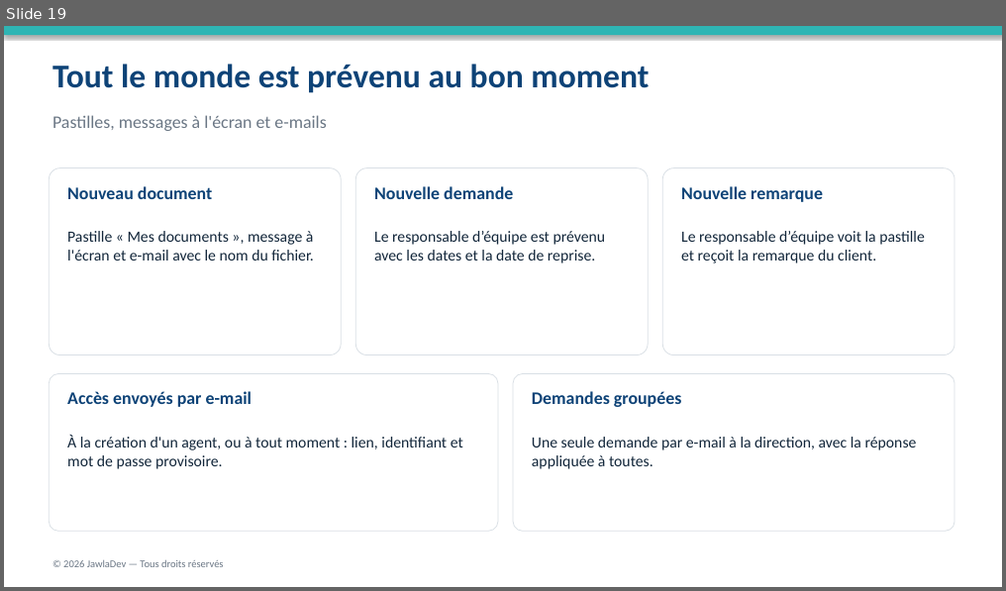
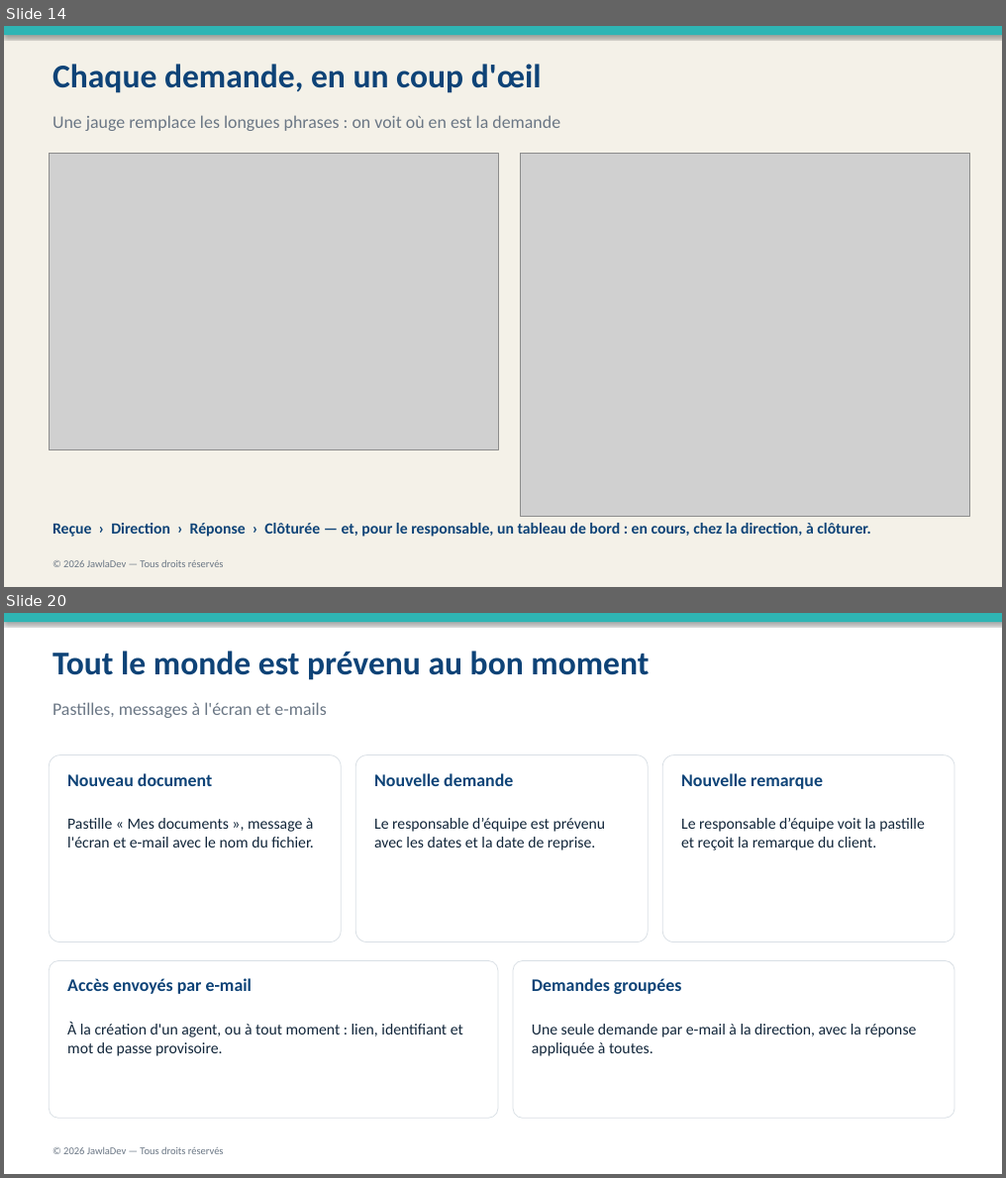
Before and after one commit to rayanem-dev/JawlaDev, a slide deck: assets/docs/Sijil-Presentation.pptx. Shown one above the other, each under a label of ours: slide 19 before the commit, slides 14 and 20 after it; the slides between them are not shown. The pictures are 1006x591 and 1006x1178 pixels, drawn with LibreOffice and Linux fonts; fonts in the diff are those of the drawing; grey boxes stand for pictures. Boxes give left, top, right and bottom in pixels: in the first picture for what was removed or moved away, otherwise in the second. Text is boxed around its words. In the diff, an @@ line names an element or a change of style, - is before the commit and + after.

```diff
--- a/assets/docs/Sijil-Presentation.pptx
+++ b/assets/docs/Sijil-Presentation.pptx
@@ slide 14 added at (4,26,1002,587), background #FFFFFF @@
@@ rectangle added at (4,26,1002,587), fill #F4F1E8 @@
@@ rectangle added at (4,26,1002,35), fill #2FB5B4 @@
@@ text added at (53,64,542,93), 32 pt, text #0E4377, bold @@
+Chaque demande, en un coup d'œil
@@ text added at (53,115,560,131), 17 pt, text #6B7785 @@
+Une jauge remplace les longues phrases : on voit où en est la demande
@@ picture added at (49,154,498,451) @@
@@ picture added at (521,154,969,516) @@
@@ text added at (53,523,871,537), 15 pt, text #0E4377, bold @@
+Reçue › Direction › Réponse › Clôturée — et, pour le responsable, un tableau de bord : en cours, chez la direction, à clôturer.
@@ text added at (63,561,224,568), 10 pt, text #6B7785 @@
+© 2026 JawlaDev — Tous droits réservés
@@ what was slide 19 is now slide 20 @@
```
Also in this commit, not shown: 3 slides changed, 1 other slide added, 13 other files.
